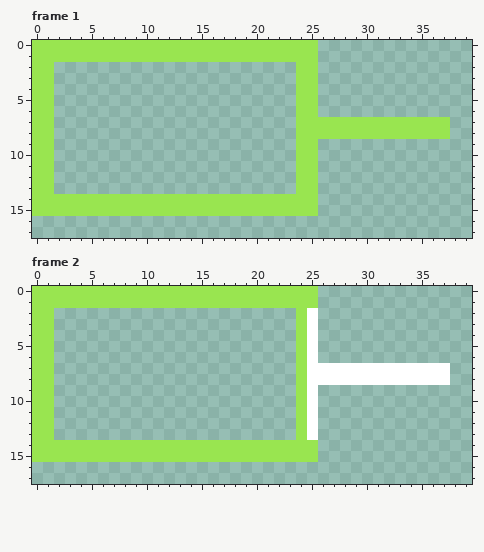
Pixel-art file, stored at png/selector.aseprite. Above: the version before the commit.
48x48 pixels, 2 frames. Shown: frame 1: x 0..39, y 0..17; frame 2: x 0..39, y 0..17. The commit also changed other frames, which this record leaves out.
The same view after the edit:
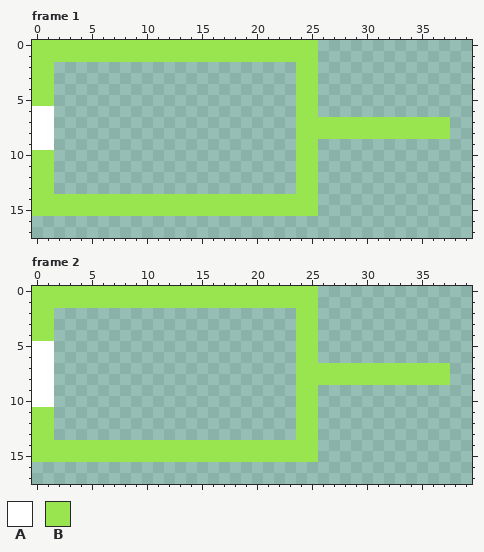
Palette (. is transparent): A #ffffff  B #99e550
Diff:
Frame 1:
Colour B gives way to colour A in rows 6 to 9 at x 0 to 1.
Frame 2:
Colour B gives way to colour A in rows 5 to 10 at x 0 to 1.
Colour A gives way to colour B in rows 2 to 6 at x 25; in rows 7 to 8 at x 25 to 37; in rows 9 to 13 at x 25.
